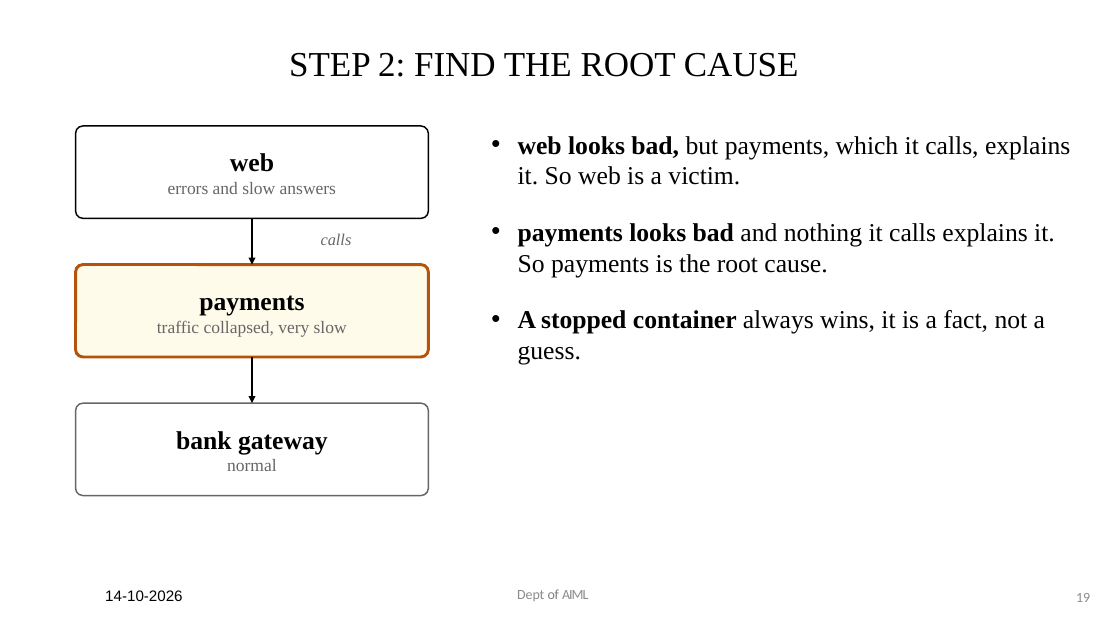
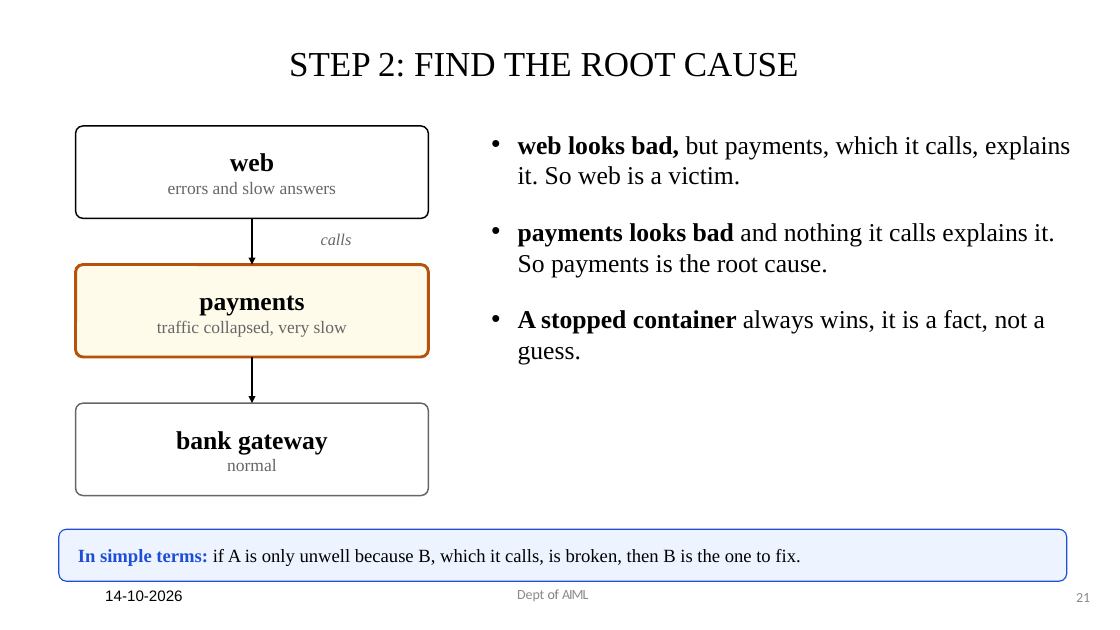
Before and after one commit to Royson-salis-18/microservice-mapper, a slide deck: slide 21 of wiki/Project_Phase_II_presentation.pptx (slide 19 before the commit). Drawn at 1120x630 pixels with LibreOffice and Linux fonts; fonts in the diff are those of the drawing. Boxes give left, top, right and bottom in pixels: in the first picture for what was removed or moved away, otherwise in the second. Text is boxed around its words. In the diff, an @@ line names an element or a change of style, - is before the commit and + after.

```diff
--- a/wiki/Project_Phase_II_presentation.pptx
+++ b/wiki/Project_Phase_II_presentation.pptx
@@ rounded rectangle added at bbox=[59, 529, 1067, 581], fill #EEF4FF, outline #1D4ED8 1 pt, 16 pt, text #000000 @@
+In simple terms: if A is only unwell because B, which it calls, is broken, then B is the one to fix.
@@ page number at bbox=[1076, 593, 1090, 602]: text changed @@
-19
+21
```
Also in this commit, not shown: 5 other slides changed, 5 slides added, 2 slides removed.
